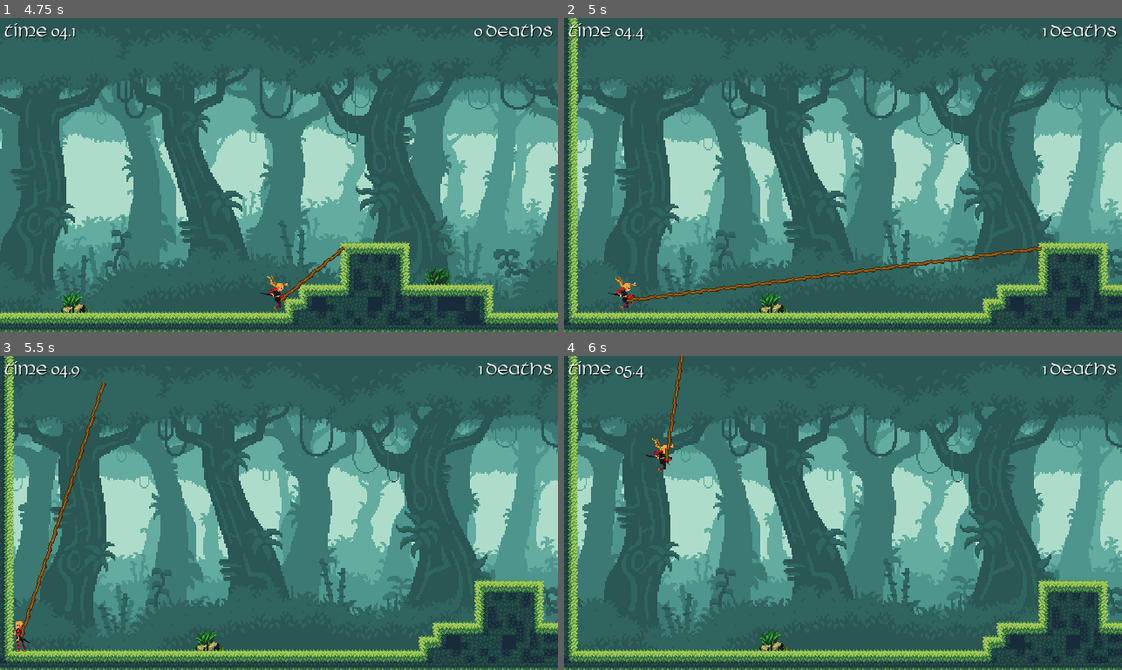
Above: before the commit, frames 1-4 (two rows, left to right).
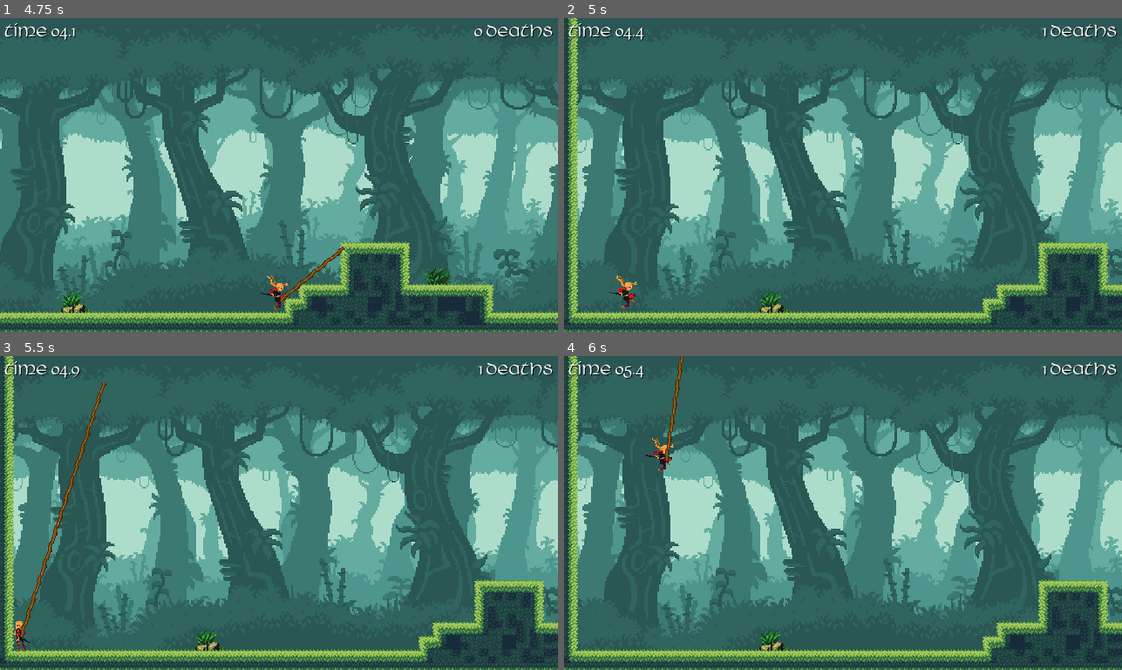
Above: after the commit, the same moments.

Repository: doofmars/root-girl
Game: Godot game, scene res://src/game.tscn
Same seed, same stepped clock (60 frames per second), same inputs: the game is played once before the commit and once after it. Sound files missing from this copy of the repository are replaced by a short silence.
Inputs (mouse positions are in pixels of both pictures, inside the frame that each line leads up to):
- Up to frame 1 (4.75 s): click "Start Game" at 0.5 s; tap Enter (ui_accept) at 1.25, 1.52, 2.27, 3.77, 4.52 s; move the mouse to (401, 159) at 1.27 s; press the mouse at (401, 159) at 1.28 s; hold Right (move_right) 1.28-2.78 s; move the mouse to (167, 190) at 2.02 s; release the mouse at (167, 190) at 2.03 s; click (167, 190) at 2.1 s; move the mouse to (334, 105) at 2.77 s; press the mouse at (334, 105) at 2.78 s; hold Left (move_left) 2.78-3.53 s; move the mouse to (251, 237) at 3.52 s; release the mouse at (251, 237) at 3.53 s; hold Right (move_right) from 3.53 s (still down); click (251, 237) at 3.6 s; move the mouse to (446, 222) at 4.27 s; press the mouse at (446, 222) at 4.28 s
- Up to frame 2 (5 s): keep holding Right (move_right); tap R (action_restart) at 4.9 s
- Up to frame 3 (5.5 s): move the mouse to (111, 465) at 5.02 s; release Right (move_right) at 5.03 s; release the mouse at (111, 465) at 5.03 s; hold Left (move_left) from 5.03 s (still down); click (111, 465) at 5.1 s; tap Enter (ui_accept) at 5.27 s
- Up to frame 4 (6 s): move the mouse to (870, 513) at 5.77 s; release Left (move_left) at 5.78 s; press the mouse at (870, 513) at 5.78 s; hold Right (move_right) from 5.78 s (still down)

Frame 1 is identical in both runs. In frame 2, 1.0% of the frame differs, in the area x 7-86%, y 72-94%; in frame 3, less than 0.1%; in frame 4, less than 0.1%.

Commit message:
Detach root on death or reset

Diff:
--- a/Level.gd
+++ b/Level.gd
@@ -30,6 +30,7 @@
 func notify_player_death():
 	girl.position = starting_position
 	girl.velocity = Vector2.ZERO
+	girl.get_node("RootSwing").detach_root()
 	if get_parent().has_method("increment_death_count"):
 		get_parent().increment_death_count()
 
--- a/src/character/RootSwing.gd
+++ b/src/character/RootSwing.gd
@@ -37,16 +37,20 @@
 	if event is InputEventMouse:
 		if root_has_hit:
 			if event.is_action_released("swing"):
-				root_has_hit = false
-				root_target = Vector2.ZERO
-				$RootSprite.region_rect.size.x = 0
-				emit_signal("detach")
+				detach_root()
 		else:
 			if event.is_action_pressed("swing"):
 				shoot_root(event.position)
 
 		# event = make_input_local(event)
 		# ABT1.position = event.position
+
+func detach_root():
+	root_has_hit = false
+	root_shooting = false
+	root_target = Vector2.ZERO
+	$RootSprite.region_rect.size.x = 0
+	emit_signal("detach")
 
 func shoot_root(position: Vector2):
 	root_target = Vector2.ZERO
